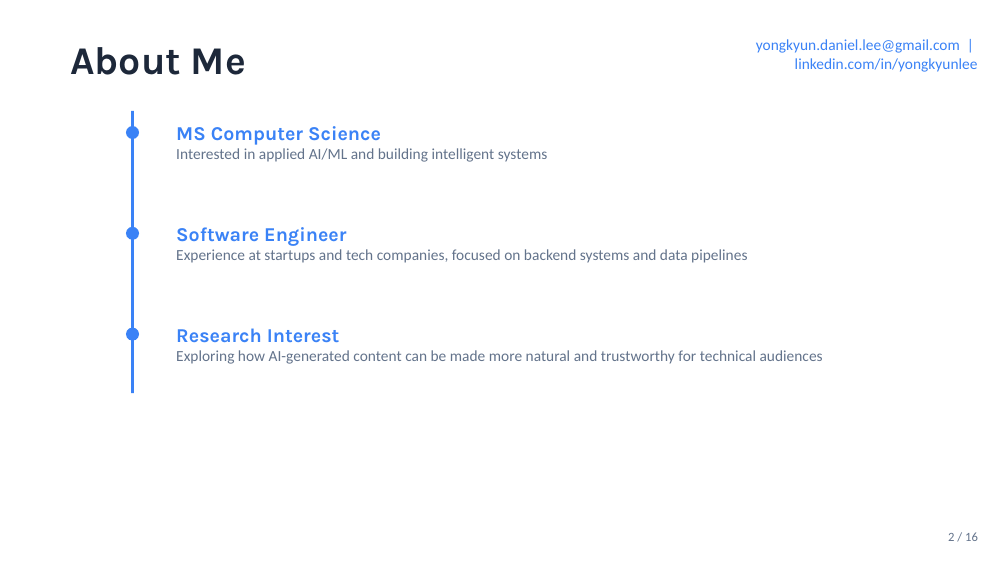
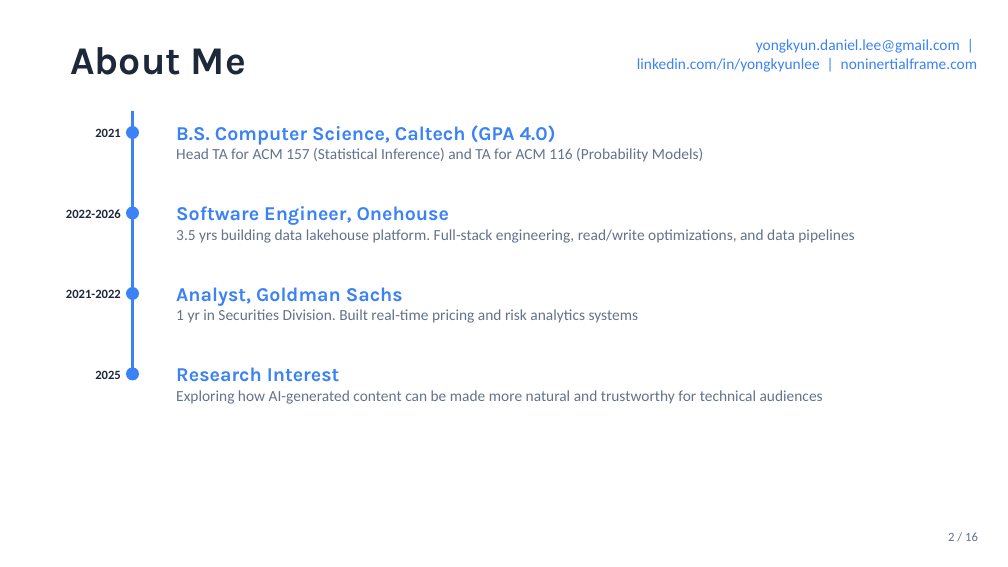
Before and after one commit to yongkyunlee/ai-detectability-research, a slide deck: slide 2 of pptx/01.pptx. Drawn at 1008x567 pixels with LibreOffice and Linux fonts; fonts in the diff are those of the drawing. Boxes give left, top, right and bottom in pixels: in the first picture for what was removed or moved away, otherwise in the second. Text is boxed around its words. In the diff, an @@ line names an element or a change of style, - is before the commit and + after.

Commit message:
Update presentation

```diff
--- a/pptx/01.pptx
+++ b/pptx/01.pptx
@@ text at (x1=637, y1=39, x2=977, y2=72): text changed @@
-yongkyun.daniel.lee@gmail.com | linkedin.com/in/yongkyunlee
+yongkyun.daniel.lee@gmail.com | linkedin.com/in/yongkyunlee | noninertialframe.com
@@ rectangle resized from (x1=131, y1=111, x2=134, y2=393) to (x1=131, y1=111, x2=134, y2=375) @@
@@ text added at (x1=95, y1=128, x2=121, y2=137), 9 pt, text #1D283A, bold @@
+2021
@@ text at (x1=176, y1=125, x2=703, y2=162): text changed @@
-MS Computer Science
-Interested in applied AI/ML and building intelligent systems
+B.S. Computer Science, Caltech (GPA 4.0)
+Head TA for ACM 157 (Statistical Inference) and TA for ACM 116 (Probability Models)
@@ text added at (x1=66, y1=209, x2=121, y2=218), 9 pt, text #1D283A, bold @@
+2022-2026
@@ ellipse moved from (x1=126, y1=227, x2=139, y2=240) to (x1=126, y1=207, x2=139, y2=220) @@
@@ text at (x1=176, y1=206, x2=854, y2=243): text changed @@
-Software Engineer
-Experience at startups and tech companies, focused on backend systems and data pipelines
+Software Engineer, Onehouse
+3.5 yrs building data lakehouse platform. Full-stack engineering, read/write optimizations, and data pipelines
@@ text added at (x1=66, y1=289, x2=121, y2=298), 9 pt, text #1D283A, bold @@
+2021-2022
@@ ellipse added at (x1=126, y1=287, x2=139, y2=300), fill #3A82F6 @@
@@ text added at (x1=176, y1=287, x2=639, y2=323), 11 pt, text #63738B @@
+Analyst, Goldman Sachs
+1 yr in Securities Division. Built real-time pricing and risk analytics systems
@@ text "Research Interest" moved from (x1=176, y1=328, x2=823, y2=364) to (x1=176, y1=367, x2=823, y2=404) @@
@@ text added at (x1=95, y1=370, x2=121, y2=379), 9 pt, text #1D283A, bold @@
+2025
@@ ellipse moved from (x1=126, y1=328, x2=139, y2=341) to (x1=126, y1=368, x2=139, y2=381) @@
```
Also in this commit, not shown: 8 other files.
